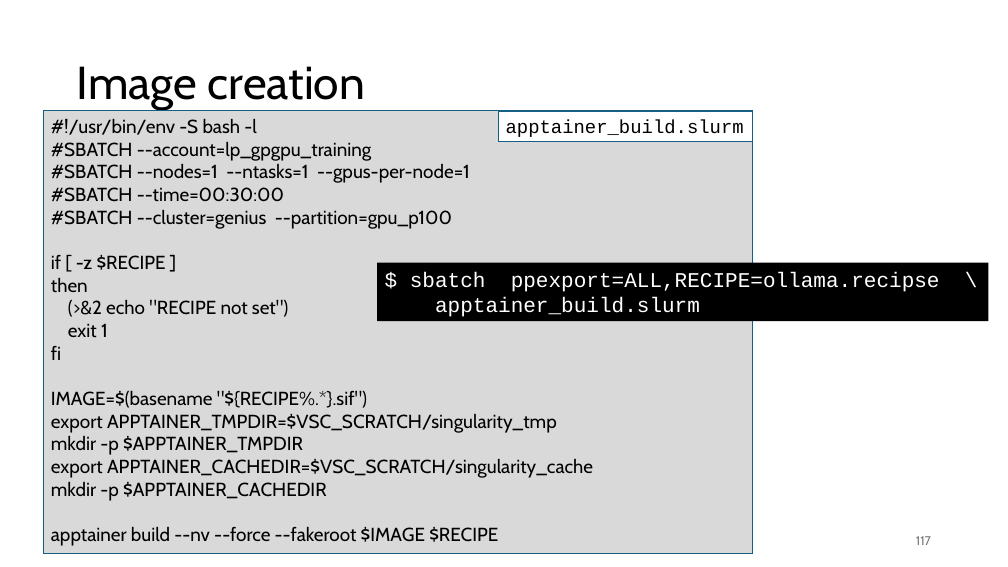
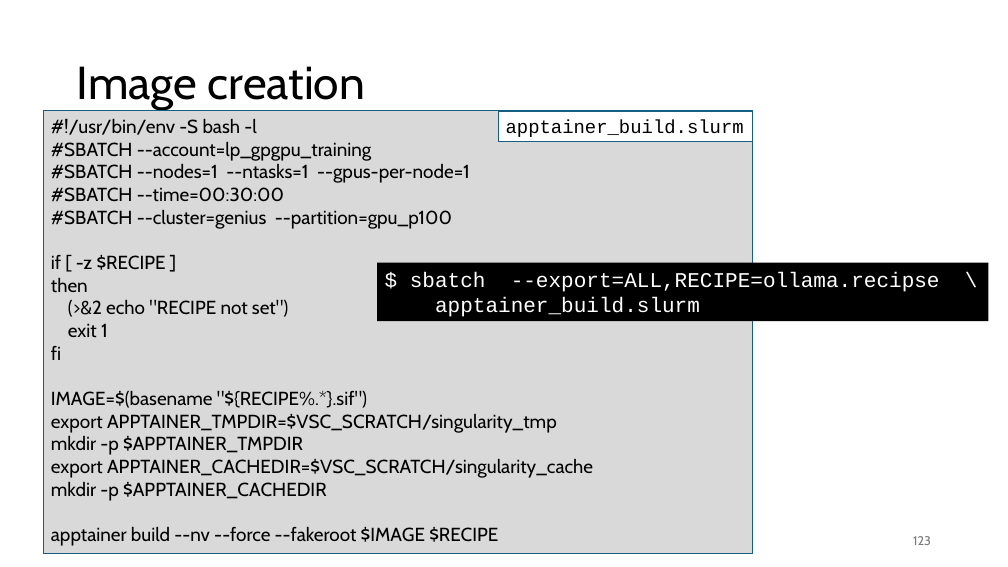
Before and after one commit to gjbex/Deploying-LLMs-locally, a slide deck: slide 123 of local_LLMs.pptx (slide 117 before the commit). Drawn at 1008x567 pixels with LibreOffice and Linux fonts; fonts in the diff are those of the drawing. Boxes give left, top, right and bottom in pixels: in the first picture for what was removed or moved away, otherwise in the second. Text is boxed around its words. In the diff, an @@ line names an element or a change of style, - is before the commit and + after.

```diff
--- a/local_LLMs.pptx
+++ b/local_LLMs.pptx
@@ text in rectangle at [410,272,940,292]: text changed @@
-$ sbatch ppexport=ALL,RECIPE=ollama.recipse \
+$ sbatch --export=ALL,RECIPE=ollama.recipse \
@@ page number at [913,536,931,545]: text changed @@
-117
+123
```
Also in this commit, not shown: 1 other slide changed, 3 slides added.
